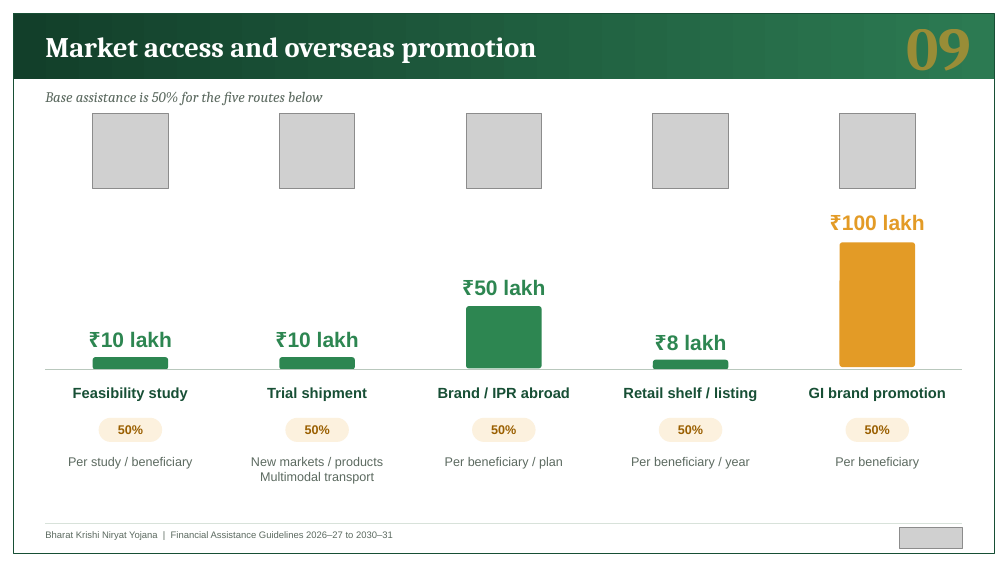
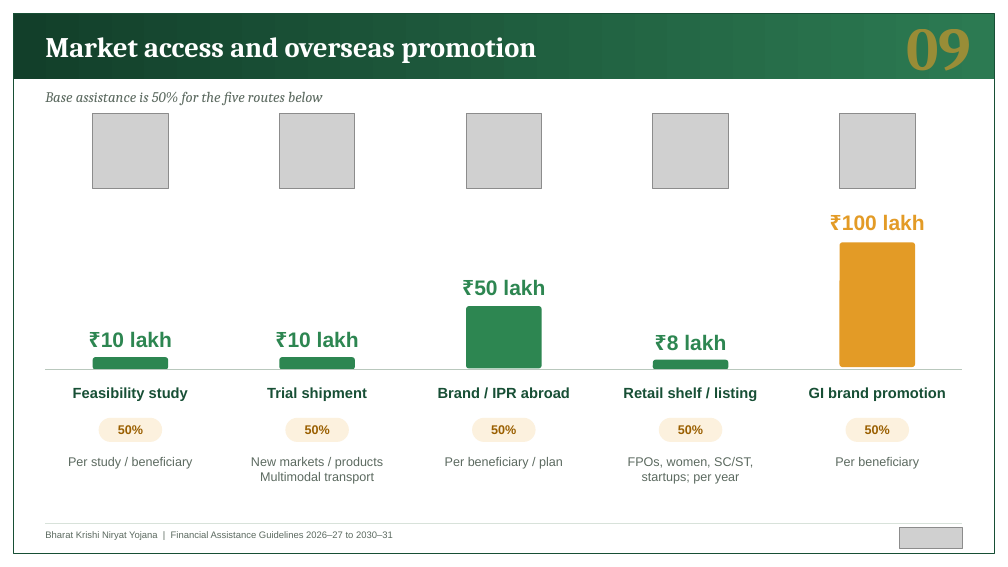
Before and after one commit to BantheFox012/FM, a slide deck: slide 9 of APEDA_BKNY_Standard_40_Percent.pptx. Drawn at 1008x567 pixels with LibreOffice and Linux fonts; fonts in the diff are those of the drawing; grey boxes stand for pictures. Boxes give left, top, right and bottom in pixels: in the first picture for what was removed or moved away, otherwise in the second. Text is boxed around its words. In the diff, an @@ line names an element or a change of style, - is before the commit and + after.

```diff
--- a/APEDA_BKNY_Standard_40_Percent.pptx
+++ b/APEDA_BKNY_Standard_40_Percent.pptx
@@ text at (628, 457, 753, 484): text changed @@
-Per beneficiary / year
+FPOs, women, SC/ST, startups; per year
```
Also in this commit, not shown: 6 other slides changed.
